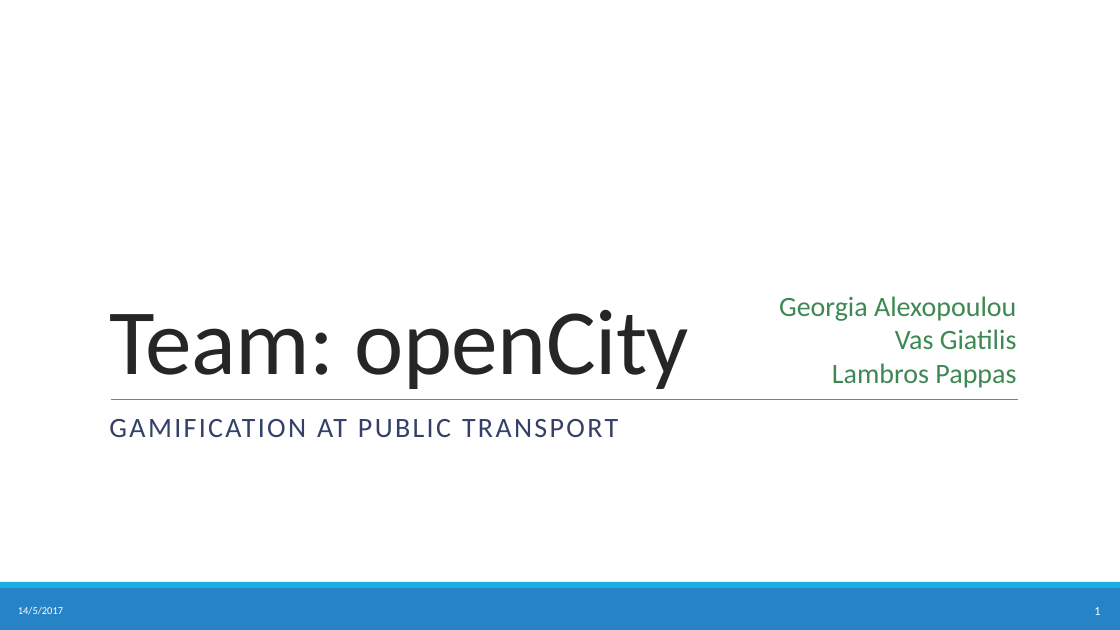
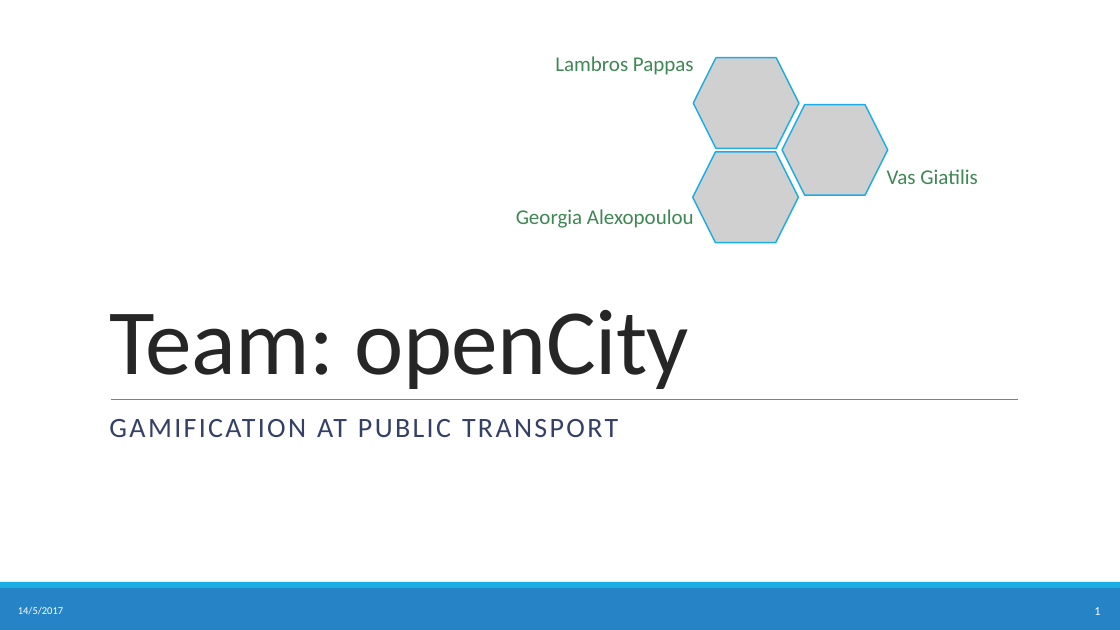
Before and after one commit to crowdhackathon-smartcity/Opencity, a slide deck: slide 1 of Presentation/presentation.pptx. Drawn at 1120x630 pixels with LibreOffice and Linux fonts; fonts in the diff are those of the drawing; grey boxes stand for pictures. Boxes give left, top, right and bottom in pixels: in the first picture for what was removed or moved away, otherwise in the second. Text is boxed around its words. In the diff, an @@ line names an element or a change of style, - is before the commit and + after.

```diff
--- a/Presentation/presentation.pptx
+++ b/Presentation/presentation.pptx
@@ text added at [555, 56, 694, 75], 18 pt, text #3E8853 @@
+Lambros Pappas
@@ picture added at [693, 58, 799, 149] @@
@@ picture added at [782, 105, 888, 196] @@
@@ picture added at [693, 152, 799, 243] @@
@@ text added at [887, 169, 977, 184], 18 pt, text #3E8853 @@
+Vas Giatilis
@@ text added at [516, 209, 694, 228], 18 pt, text #3E8853 @@
+Georgia Alexopoulou
@@ text removed at [779, 296, 1017, 388] @@
-Georgia Alexopoulou
-Vas Giatilis
-Lambros Pappas
```
Also in this commit, not shown: 1 other slide changed.
